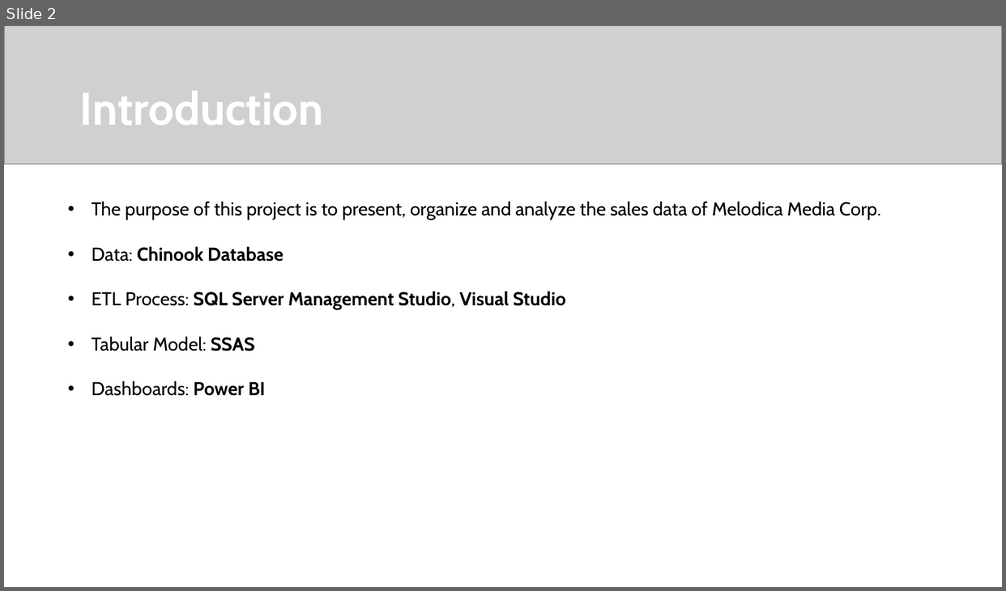
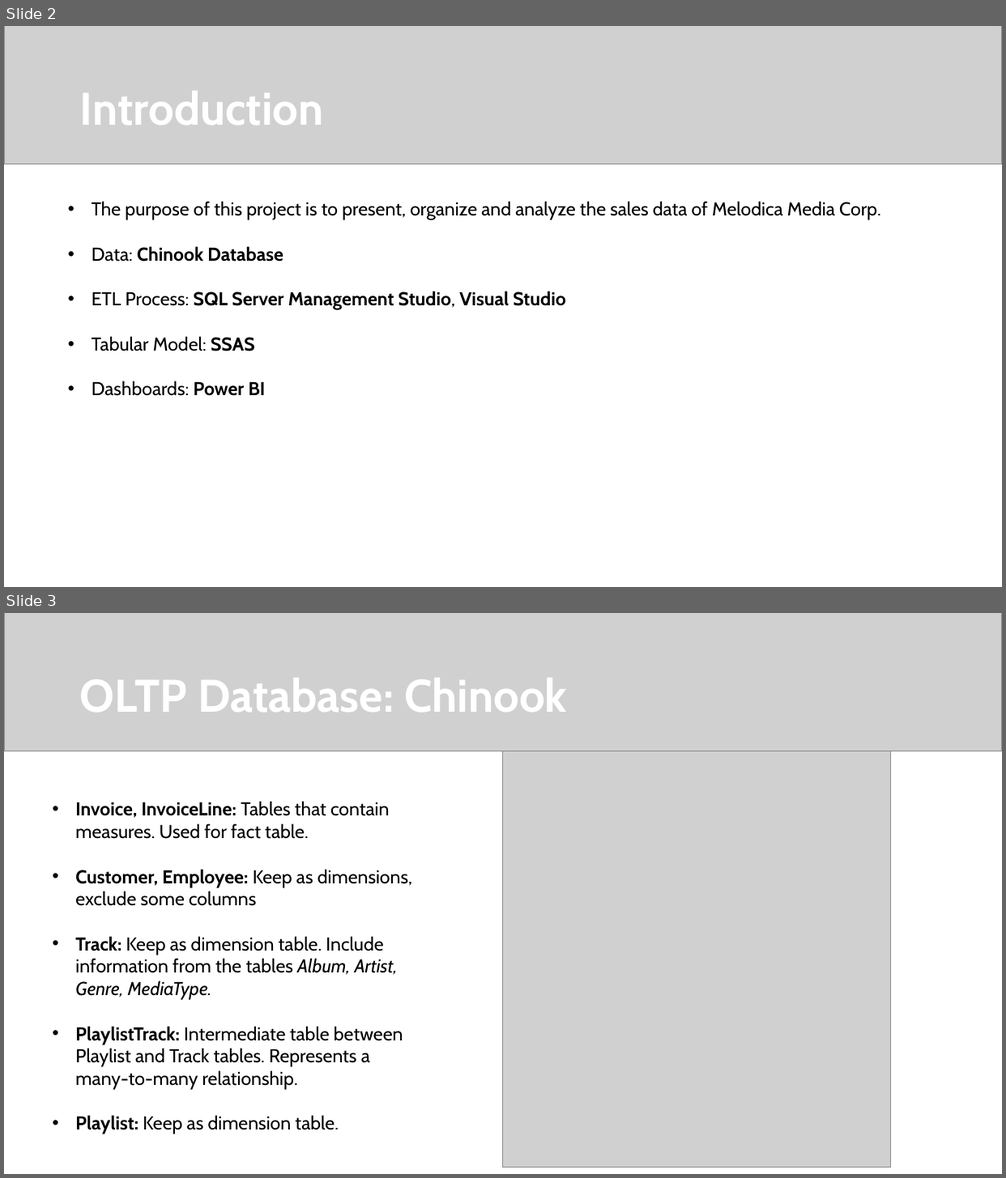
Before and after one commit to kostaGRG/ChinookDW, a slide deck: Deliverables/F) PowerPoint Presentation/Project Assignment.pptx. Shown one above the other, each under a label of ours: slide 2 before the commit, slides 2 and 3 after it. The pictures are 1006x591 and 1006x1178 pixels, drawn with LibreOffice and Linux fonts; fonts in the diff are those of the drawing; grey boxes stand for pictures. Boxes give left, top, right and bottom in pixels: in the first picture for what was removed or moved away, otherwise in the second. Text is boxed around its words. In the diff, an @@ line names an element or a change of style, - is before the commit and + after.

```diff
--- a/Deliverables/F) PowerPoint Presentation/Project Assignment.pptx
+++ b/Deliverables/F) PowerPoint Presentation/Project Assignment.pptx
@@ slide 3 added at <box>4,613,1002,1174</box>, background #FFFFFF @@
@@ picture added at <box>4,613,1002,752</box> @@
@@ title added at <box>80,678,567,712</box>, 44 pt, text #FFFFFF, bold @@
+OLTP Database: Chinook
@@ picture added at <box>503,752,891,1168</box> @@
@@ text added at <box>75,801,412,1135</box>, 18 pt, text #000000 @@
+• Invoice, InvoiceLine: Tables that contain measures. Used for fact table.
+• Customer, Employee: Keep as dimensions, exclude some columns
+• Track: Keep as dimension table. Include information from the tables Album, Artist, Genre, MediaType.
+• PlaylistTrack: Intermediate table between Playlist and Track tables. Represents a many-to-many relationship.
+• Playlist: Keep as dimension table.
```
Also in this commit, not shown: 1 slide changed, 2 other slides added.
